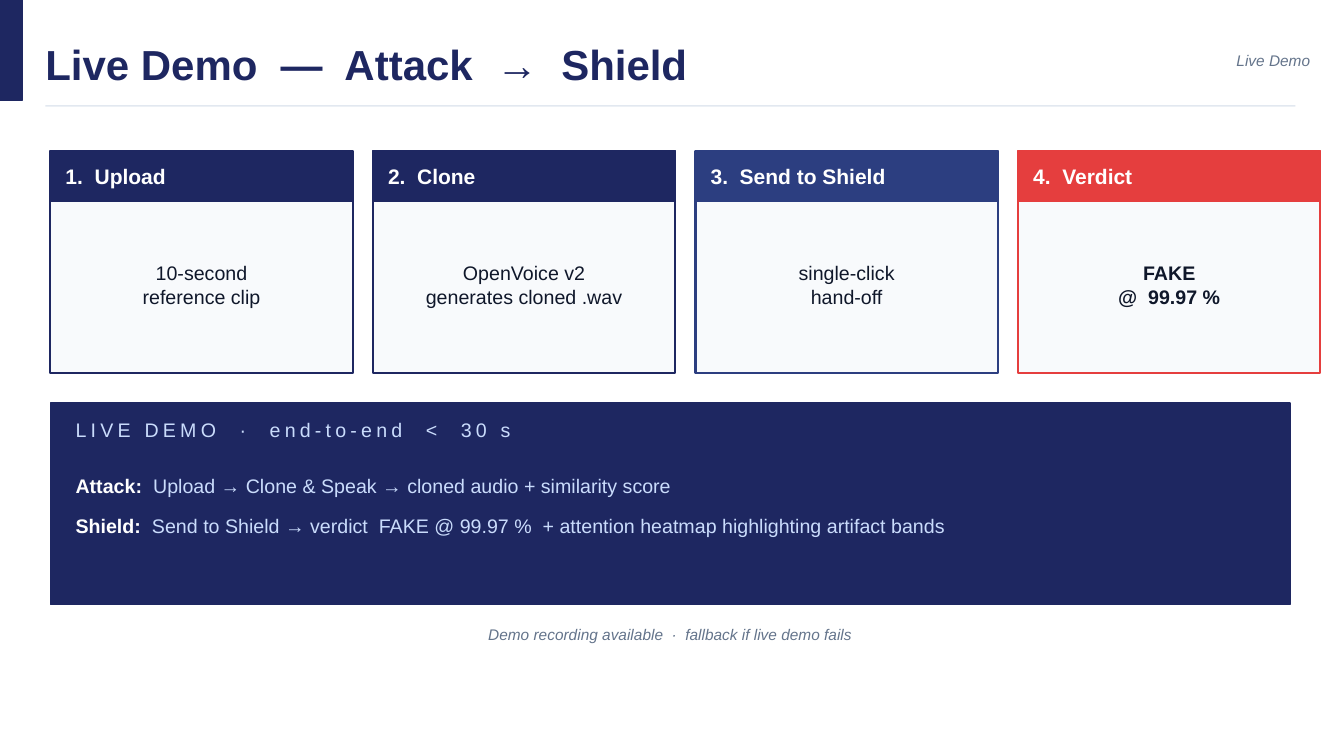
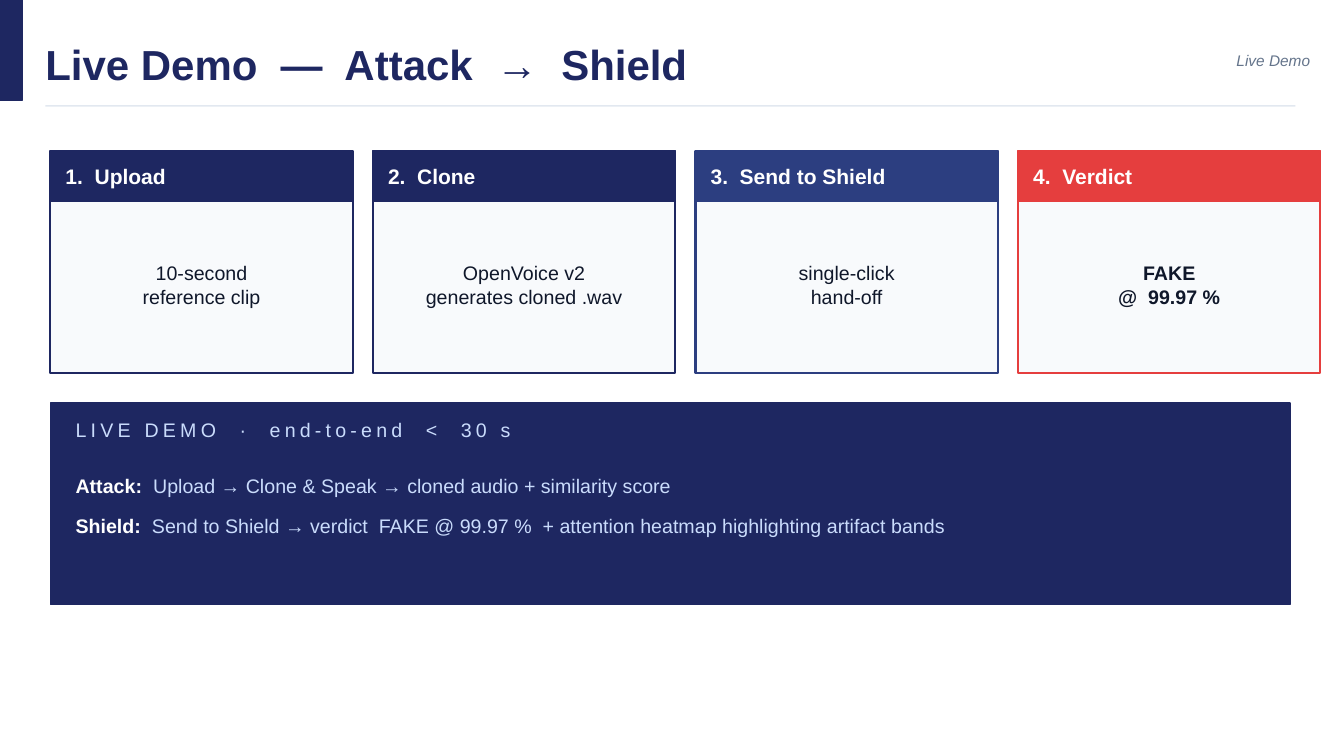
Before and after one commit to if212/Voice-Guard, a slide deck: slide 5 of slides/VoiceGuard - Final Presentation.pptx. Drawn at 1344x756 pixels with LibreOffice and Linux fonts; fonts in the diff are those of the drawing. Boxes give left, top, right and bottom in pixels: in the first picture for what was removed or moved away, otherwise in the second. Text is boxed around its words. In the diff, an @@ line names an element or a change of style, - is before the commit and + after.

```diff
--- a/slides/VoiceGuard - Final Presentation.pptx
+++ b/slides/VoiceGuard - Final Presentation.pptx
@@ text removed at (x1=488, y1=629, x2=851, y2=643) @@
-Demo recording available · fallback if live demo fails
```
Also in this commit, not shown: 3 other slides changed, 1 other file.
